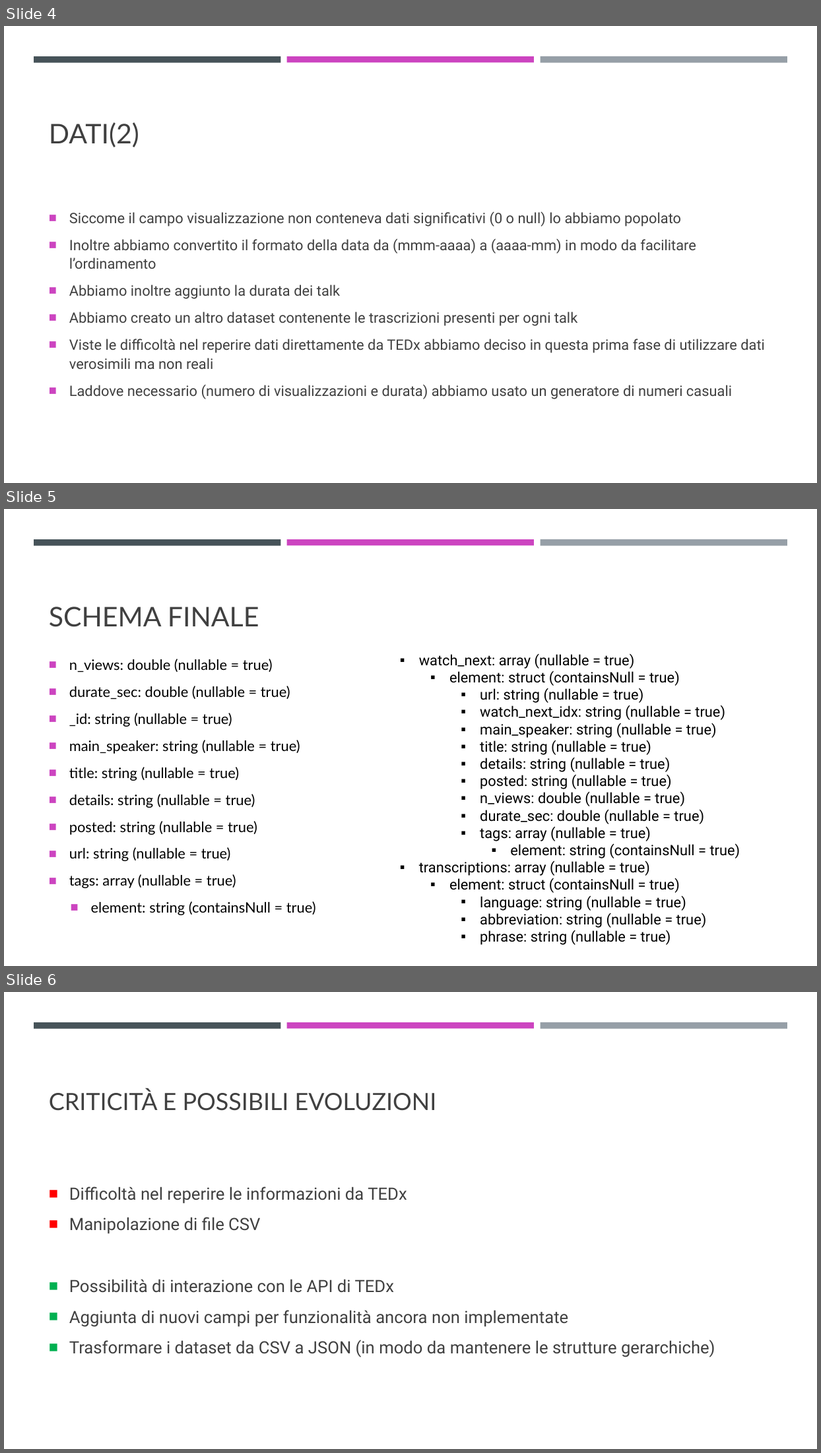
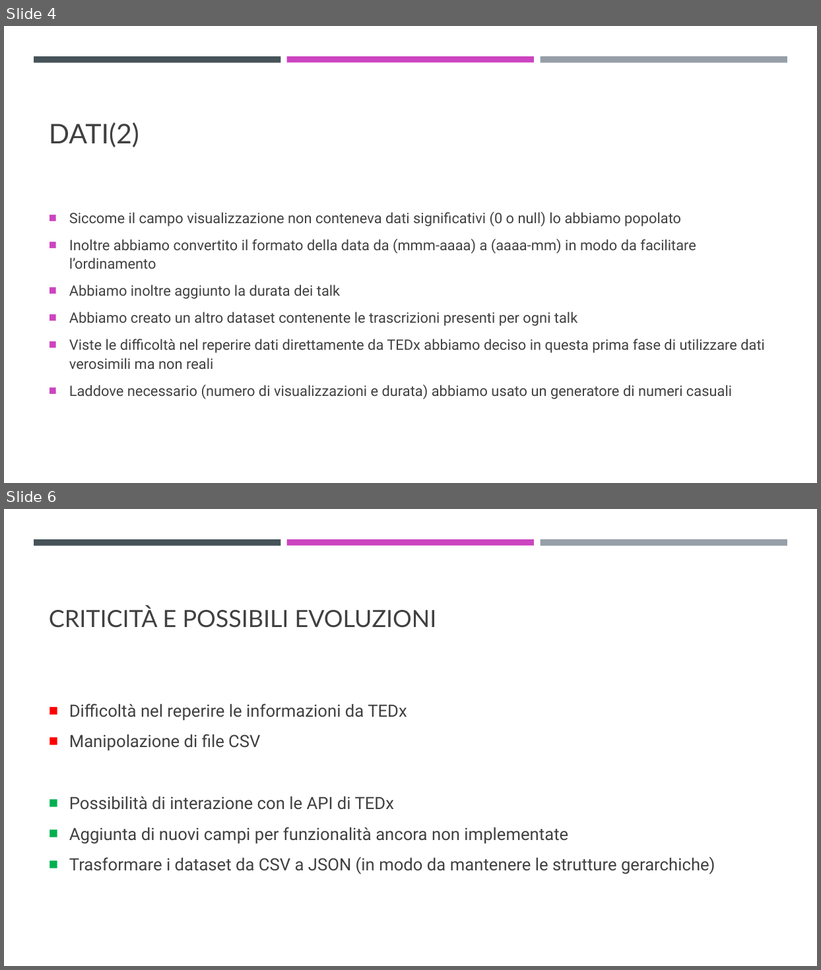
Before and after one commit to FilippoBordogna/TCM-Barcella-Bordogna-Cassina-More, a slide deck: Materiale/Presentazioni/PPOINT/Presentazione2.pptx. Shown one above the other, each under a label of ours: slides 4, 5 and 6 before the commit, slides 4 and 6 after it; the slides between them are not shown. The pictures are 821x1453 and 821x970 pixels, drawn with LibreOffice and Linux fonts; fonts in the diff are those of the drawing. Boxes give left, top, right and bottom in pixels: in the first picture for what was removed or moved away, otherwise in the second. Text is boxed around its words. In the diff, an @@ line names an element or a change of style, - is before the commit and + after.

```diff
--- a/Materiale/Presentazioni/PPOINT/Presentazione2.pptx
+++ b/Materiale/Presentazioni/PPOINT/Presentazione2.pptx
@@ slide 5 removed at <box>4,509,817,966</box>, background #FFFFFF; not listed: 3 template elements that a slide beside it also shows @@
@@ title removed at <box>49,607,259,627</box> @@
-SCHEMA FINALE
@@ text removed at <box>69,659,316,916</box> @@
-■ n_views: double (nullable = true)
-■ durate_sec: double (nullable = true)
-■ _id: string (nullable = true)
-■ main_speaker: string (nullable = true)
-■ title: string (nullable = true)
-■ details: string (nullable = true)
-■ posted: string (nullable = true)
-■ url: string (nullable = true)
-■ tags: array (nullable = true)
-  ■ element: string (containsNull = true)
@@ text removed at <box>419,654,741,945</box> @@
-▪ watch_next: array (nullable = true)
-  ▪ element: struct (containsNull = true)
-    ▪ url: string (nullable = true)
-    ▪ watch_next_idx: string (nullable = true)
-    ▪ main_speaker: string (nullable = true)
-    ▪ title: string (nullable = true)
-    ▪ details: string (nullable = true)
-    ▪ posted: string (nullable = true)
-    ▪ n_views: double (nullable = true)
-    ▪ durate_sec: double (nullable = true)
-    ▪ tags: array (nullable = true)
-      ▪ element: string (containsNull = true)
-▪ transcriptions: array (nullable = true)
-  ▪ element: struct (containsNull = true)
-    ▪ language: string (nullable = true)
-    ▪ abbreviation: string (nullable = true)
-    ▪ phrase: string (nullable = true)
```
Also in this commit, not shown: 1 slide changed, 1 slide added, 2 other files.
